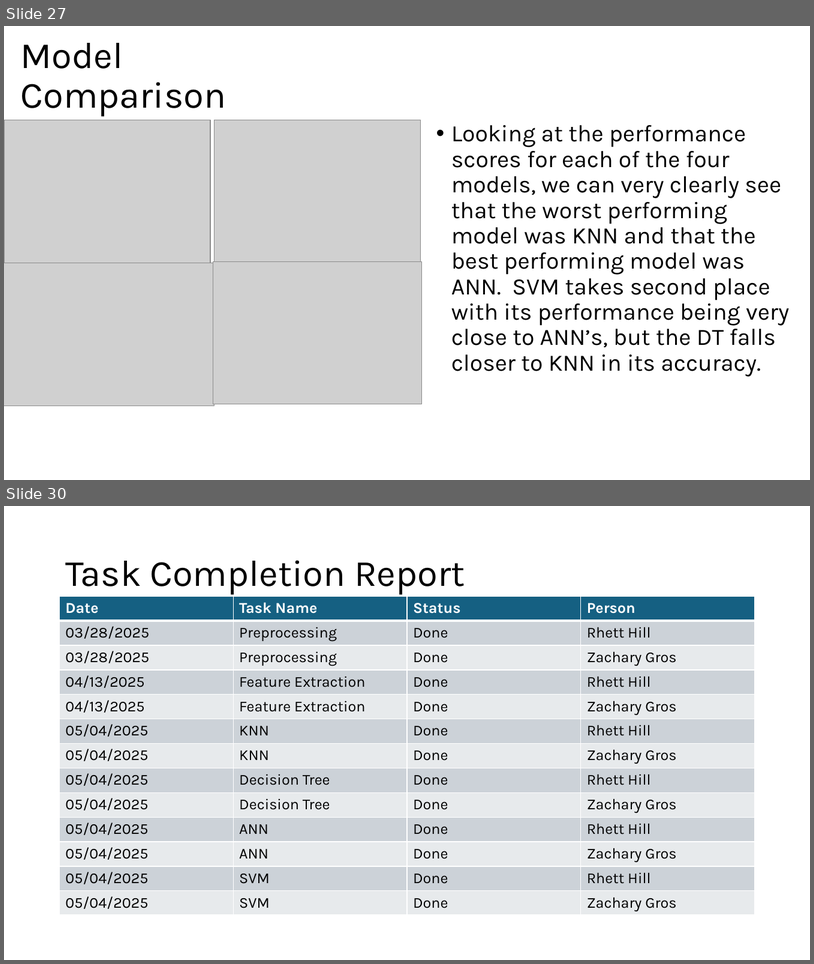
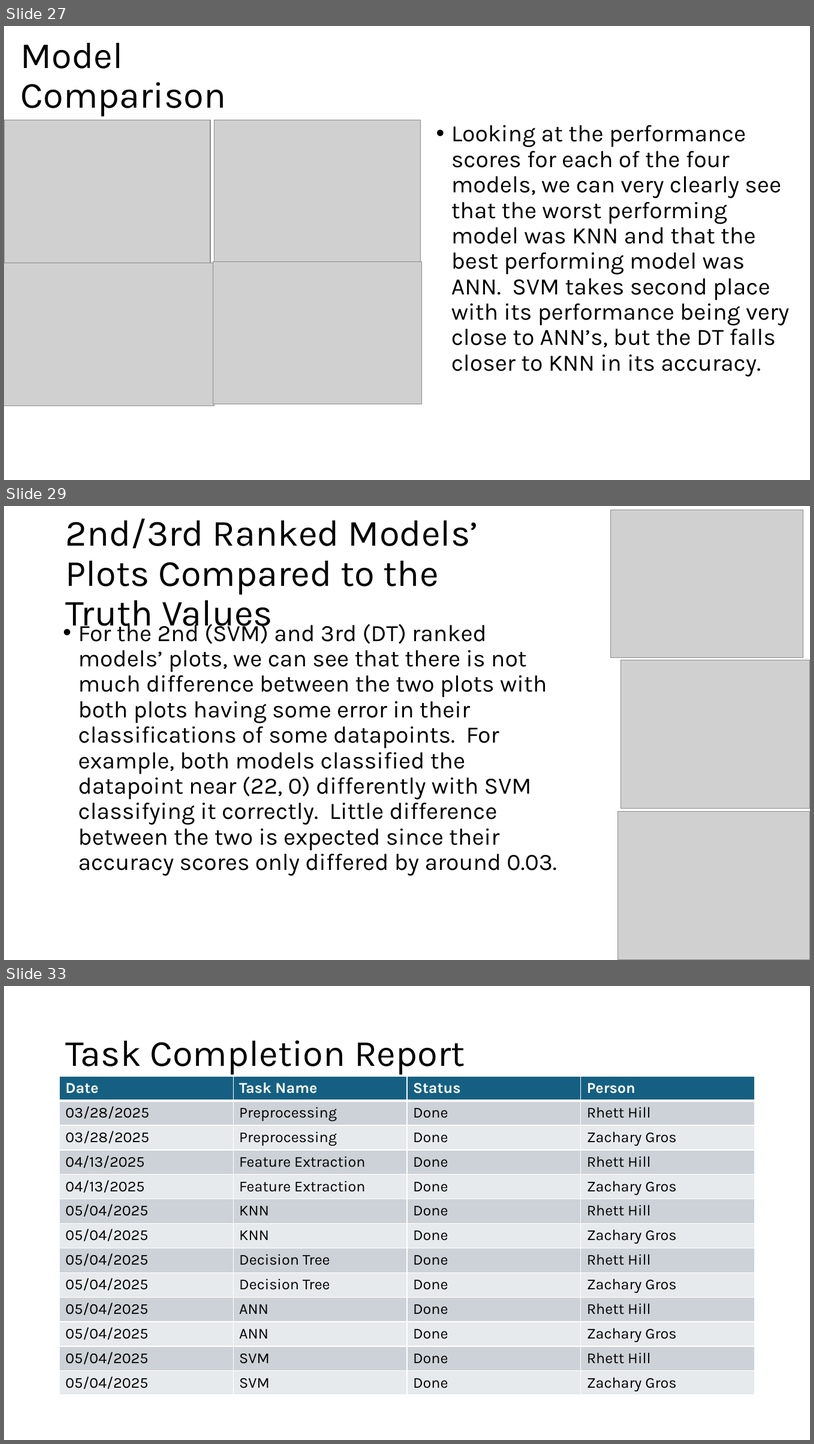
Before and after one commit to RhettHill/Cmps-4700-Project, a slide deck: ChatBLT_ProjectReport.pptx. Shown one above the other, each under a label of ours: slides 27 and 30 before the commit, slides 27, 29 and 33 after it; the slides between them are not shown. The pictures are 814x964 and 814x1444 pixels, drawn with LibreOffice and Linux fonts; fonts in the diff are those of the drawing; grey boxes stand for pictures. Boxes give left, top, right and bottom in pixels: in the first picture for what was removed or moved away, otherwise in the second. Text is boxed around its words. In the diff, an @@ line names an element or a change of style, - is before the commit and + after.

```diff
--- a/ChatBLT_ProjectReport.pptx
+++ b/ChatBLT_ProjectReport.pptx
@@ slide 29 added at bbox=[4, 506, 810, 960], background #FFFFFF @@
@@ title added at bbox=[65, 519, 478, 634], 44 pt, text #000000 @@
+2nd/3rd Ranked Models’ Plots Compared to the Truth Values
@@ picture added at bbox=[611, 510, 803, 657] @@
@@ text added at bbox=[78, 620, 557, 876], 28 pt, text #000000 @@
+• For the 2nd (SVM) and 3rd (DT) ranked models’ plots, we can see that there is not much difference between the two plots with both plots having some error in their classifications of some datapoints. For example, both models classified the datapoint near (22, 0) differently with SVM classifying it correctly. Little difference between the two is expected since their accuracy scores only differed by around 0.03.
@@ picture added at bbox=[621, 660, 810, 808] @@
@@ picture added at bbox=[618, 811, 810, 960] @@
@@ what was slide 30 is now slide 33 @@
```
Also in this commit, not shown: 4 slides changed, 2 other slides added, 2 other files.
